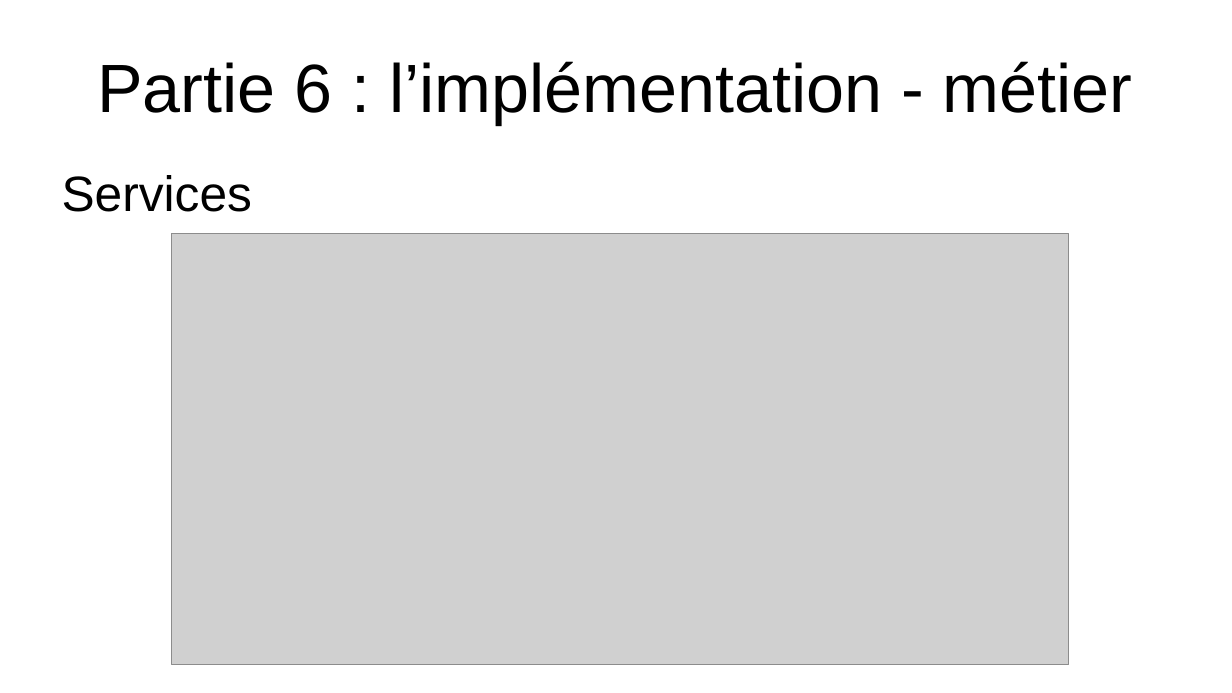
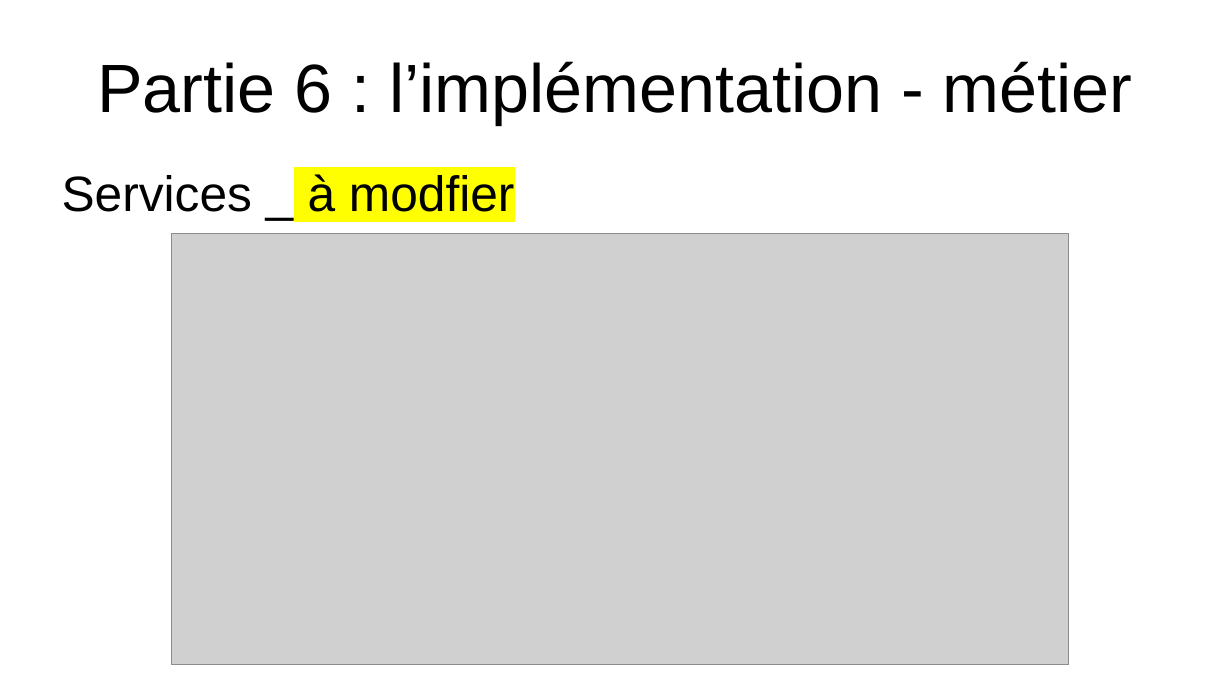
Before and after one commit to EmmaBroudic/Projet-Nooky, a slide deck: slide 43 of doc/Nooky.odp (slide 44 before the commit). Drawn at 1232x693 pixels with LibreOffice and Linux fonts; fonts in the diff are those of the drawing; grey boxes stand for pictures. Boxes give left, top, right and bottom in pixels: in the first picture for what was removed or moved away, otherwise in the second. Text is boxed around its words. In the diff, an @@ line names an element or a change of style, - is before the commit and + after.

```diff
--- a/doc/Nooky.odp
+++ b/doc/Nooky.odp
@@ text at (62, 174, 515, 212): text changed @@
-Services
+Services _ à modfier
```
Also in this commit, not shown: 9 other slides changed, 3 slides added, 3 slides removed, 6 other files.
